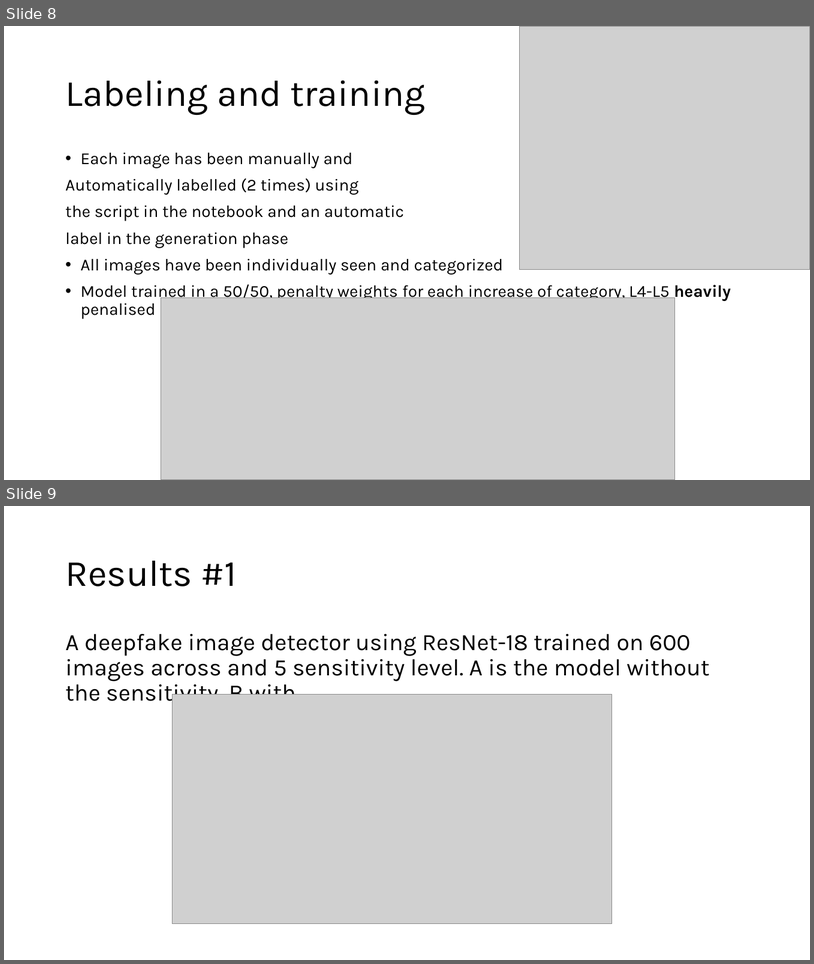
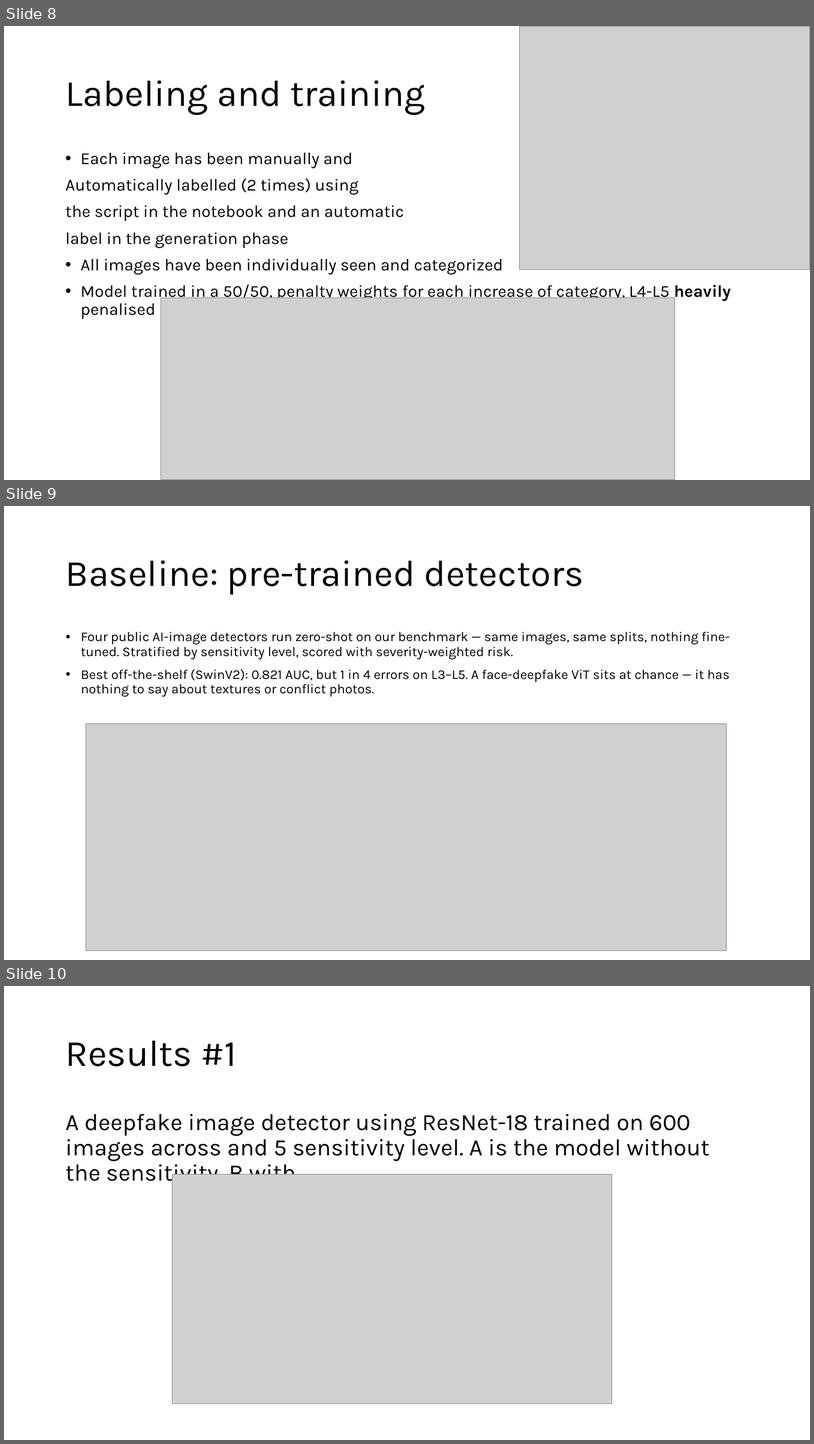
Before and after one commit to sfanta/computervision, a slide deck: ComputerVision.pptx. Shown one above the other, each under a label of ours: slides 8 and 9 before the commit, slides 8, 9 and 10 after it. The pictures are 814x964 and 814x1444 pixels, drawn with LibreOffice and Linux fonts; fonts in the diff are those of the drawing; grey boxes stand for pictures. Boxes give left, top, right and bottom in pixels: in the first picture for what was removed or moved away, otherwise in the second. Text is boxed around its words. In the diff, an @@ line names an element or a change of style, - is before the commit and + after.

```diff
--- a/ComputerVision.pptx
+++ b/ComputerVision.pptx
@@ slide 9 added at (4,506,810,960), background #FFFFFF @@
@@ title added at (66,560,584,595), 44 pt, text #000000 @@
+Baseline: pre-trained detectors
@@ text added at (81,631,731,697), 16 pt, text #000000 @@
+• Four public AI-image detectors run zero-shot on our benchmark — same images, same splits, nothing fine-tuned. Stratified by sensitivity level, scored with severity-weighted risk.
+• Best off-the-shelf (SwinV2): 0.821 AUC, but 1 in 4 errors on L3–L5. A face-deepfake ViT sits at chance — it has nothing to say about textures or conflict photos.
@@ picture added at (86,724,727,951) @@
@@ what was slide 9 is now slide 10 @@
```
Also in this commit, not shown: 1 other slide added, 6 other files.
